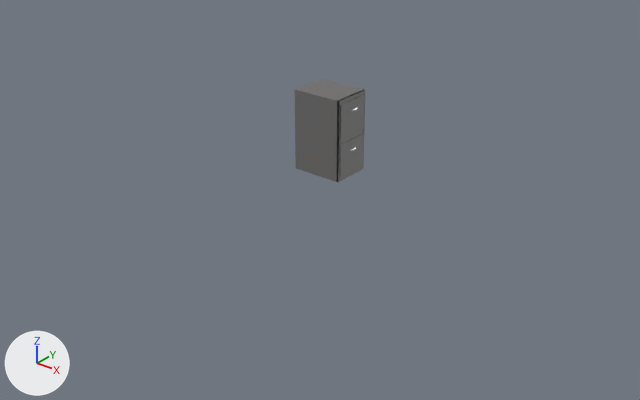
Two versions of the glTF model public/filingCabinet.gltf, one commit apart.
Camera for both pictures: a 50 mm lens placed at (24.2, -31.0, 15.4), pointed at (0.7, -1.6, -2.9). The lights are fixed; the arrows at lower left show +X, +Y and +Z. The first picture is the older version. Where no turn or scale is listed for an object, it has been applied to the vertices.

In view in the first picture: 'body', 'drawer bot', 'drawer top'.
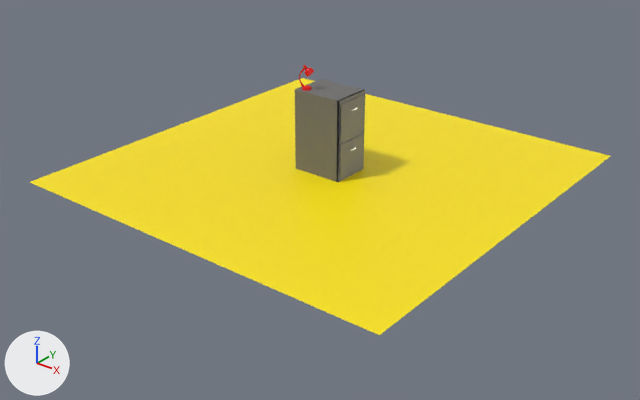
Where the change shows, as pixel boxes (x1, y1, x2, y2) in the pictures (640 x 400 px):
'floor', added (yellow): after (30, 78, 610, 335)
'lamp', added: after (299, 65, 314, 91)

The change, as a list of edits to the scene's bpy script:
```text
Add mat_lamp:
    mat_lamp = principled_material('lamp')
    mat_lamp.base_color = (0.8, 0.0, 0.000314)  # red #e70001
Add mat_carpet:
    mat_carpet = principled_material('carpet')
    mat_carpet.base_color = (1.0, 0.799, 0.0)  # yellow #ffe700
Add me_cube_002:
    me_cube_002.from_pydata(...)  # 232 vertices, 420 faces; spans x -0.272..0.347, y -0.227..0.336, z -0.083..1.101
    me_cube_002.materials.append(mat_lamp)  # red #e70001
Add me_cube_001:
    me_cube_001.from_pydata([(-10.0, -10.0, -2.0), (-10.0, 10.0, -2.0), (10.0, 10.0, -2.0), (10.0, -10.0, -2.0)], [], [(1, 2, 3), (1, 3, 0)])
    me_cube_001.materials.append(mat_carpet)  # yellow #ffe700
Add ob_lamp:
    ob_lamp = bpy.data.objects.new('lamp', me_cube_002)
    ob_lamp.location = (-0.9, -0.62, 2.07)
Add ob_floor:
    ob_floor = bpy.data.objects.new('floor', me_cube_001)
    ob_floor.location = (0.0, 0.0, 0.0)
```
